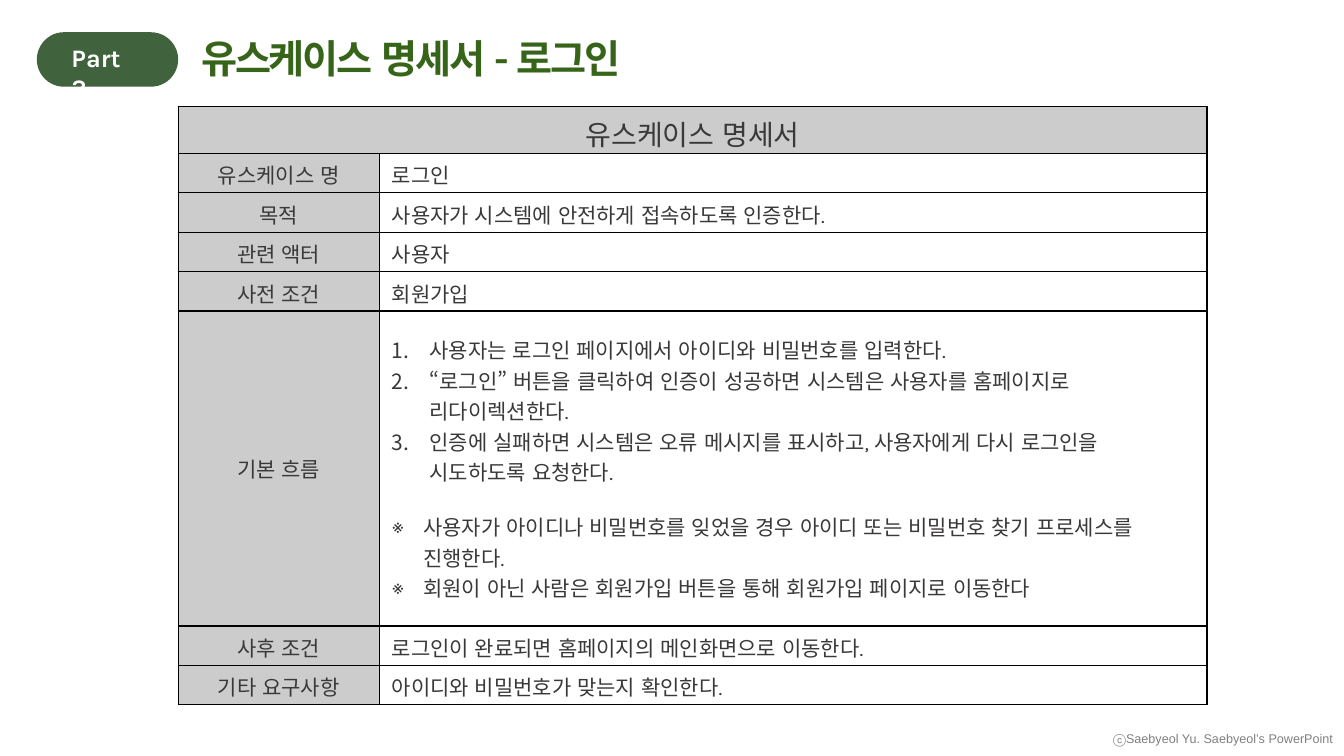
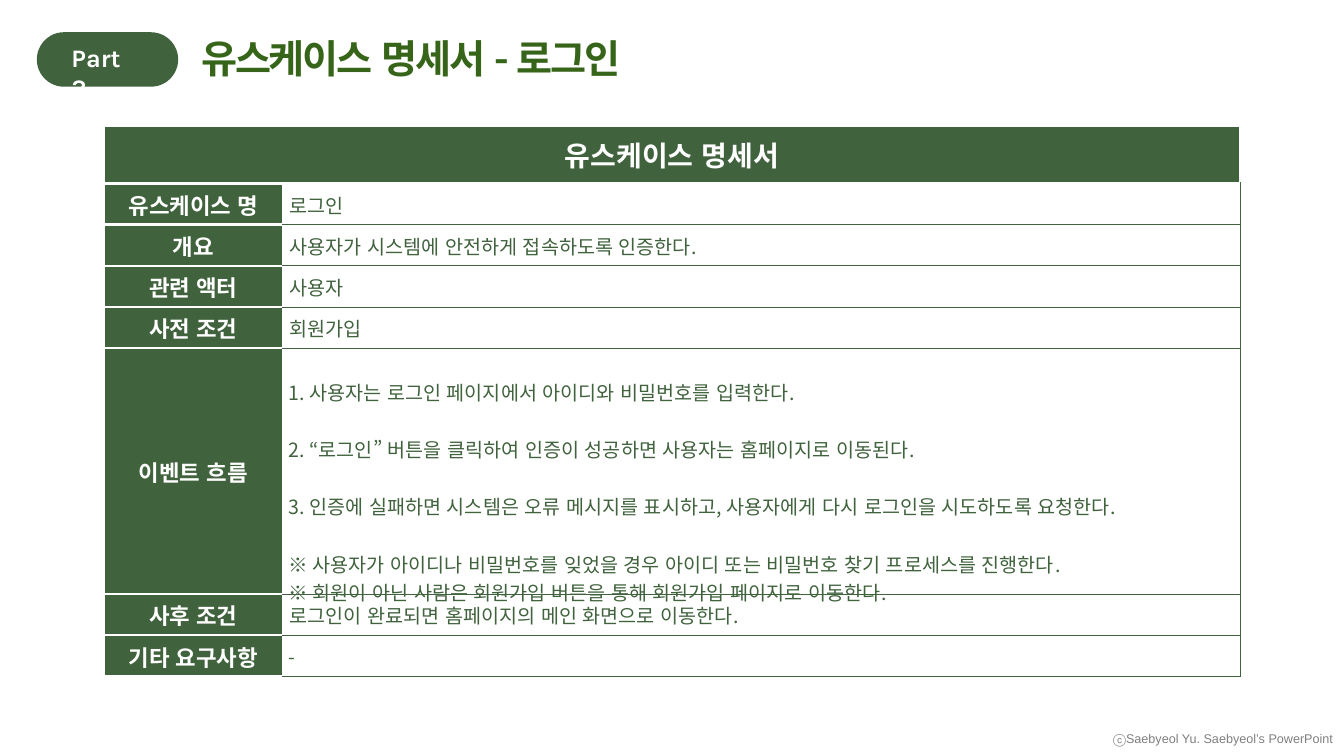
Before and after one commit to Yoon-jae-min/UsecaseDiagram, a slide deck: slide 10 of 수정/2조 요구사항 확인, 유스케이스(발표).pptx. Drawn at 1344x756 pixels with LibreOffice and Linux fonts; fonts in the diff are those of the drawing. Boxes give left, top, right and bottom in pixels: in the first picture for what was removed or moved away, otherwise in the second. Text is boxed around its words. In the diff, an @@ line names an element or a change of style, - is before the commit and + after.

```diff
--- a/수정/2조 요구사항 확인, 유스케이스(발표).pptx
+++ b/수정/2조 요구사항 확인, 유스케이스(발표).pptx
@@ table at <box>104,126,1241,678</box> @@
-row 3, column 1: 목적
+row 3, column 1: 개요
-row 6, column 1: 기본 흐름
+row 6, column 1: 이벤트 흐름
-row 6, column 2: 사용자는 로그인 페이지에서 아이디와 비밀번호를 입력한다. / “로그인” 버튼을 클릭하여 인증이 성공하면 시스템은 사용자를 홈페이지로 리다이렉션한다. / 인증에 실패하면 시스템은 오류 메시지를 표시하고, 사용자에게 다시 로그인을 시도하도록 요청한다. / 사용자가 아이디나 비밀번호를 잊었을 경우 아이디 또는 비밀번호 찾기 프로세스를 진행한다. / 회원이 아닌 사람은 회원가입 버튼을 통해 회원가입 페이지로 이동한다
+row 6, column 2: 1. 사용자는 로그인 페이지에서 아이디와 비밀번호를 입력한다. / 2. “로그인” 버튼을 클릭하여 인증이 성공하면 사용자는 홈페이지로 이동된다. / 3. 인증에 실패하면 시스템은 오류 메시지를 표시하고, 사용자에게 다시 로그인을 시도하도록 요청한다. ※ 사용자가 아이디나 비밀번호를 잊었을 경우 아이디 또는 비밀번호 찾기 프로세스를 진행한다. ※ 회원이 아닌 사람은 회원가입 버튼을 통해 회원가입 페이지로 이동한다.
-row 7, column 2: 로그인이 완료되면 홈페이지의 메인화면으로 이동한다.
+row 7, column 2: 로그인이 완료되면 홈페이지의 메인 화면으로 이동한다.
-row 8, column 2: 아이디와 비밀번호가 맞는지 확인한다.
+row 8, column 2: -
@@ fill #CCCCCC to #40623D in 8 cells @@
@@ text colour #3A3838 to #FFFFFF, bold on in "유스케이스 명세서", "유스케이스 명", "관련 액터", "사전 조건" and 2 more places @@
@@ size 15 to 16 pt in "유스케이스 명", "관련 액터", "사전 조건", "사후 조건" and 1 more places @@
@@ font Karla to Noto Sans CJK KR in "유스케이스 명", "로그인", "사용자가 시스템에 안전하게 접속하도록 인증한다.", "관련 액터" and 5 more places @@
@@ size 15 to 14 pt, text colour #3A3838 to #40623D in "로그인", "사용자가 시스템에 안전하게 접속하도록 인증한다.", "사용자", "회원가입" @@
@@ list level 2 to 1 in "유스케이스 명세서" @@
@@ list level 2 to 1 in "유스케이스 명" @@
@@ list level 2 to 1 in "로그인" @@
@@ list level 2 to 1 in "사용자가 시스템에 안전하게 접속하도록 인증한다." @@
@@ list level 2 to 1 in "관련 액터" @@
@@ list level 2 to 1 in "사용자" @@
@@ list level 2 to 1 in "사전 조건" @@
@@ list level 2 to 1 in "회원가입" @@
@@ list level 2 to 1 in "사후 조건" @@
@@ list level 2 to 1 in "기타 요구사항" @@
@@ borders changed @@
@@ table: place and size @@
-table at <box>178,107,1208,706</box>
+table at <box>104,126,1241,678</box>
```
Also in this commit, not shown: 15 other slides changed.
